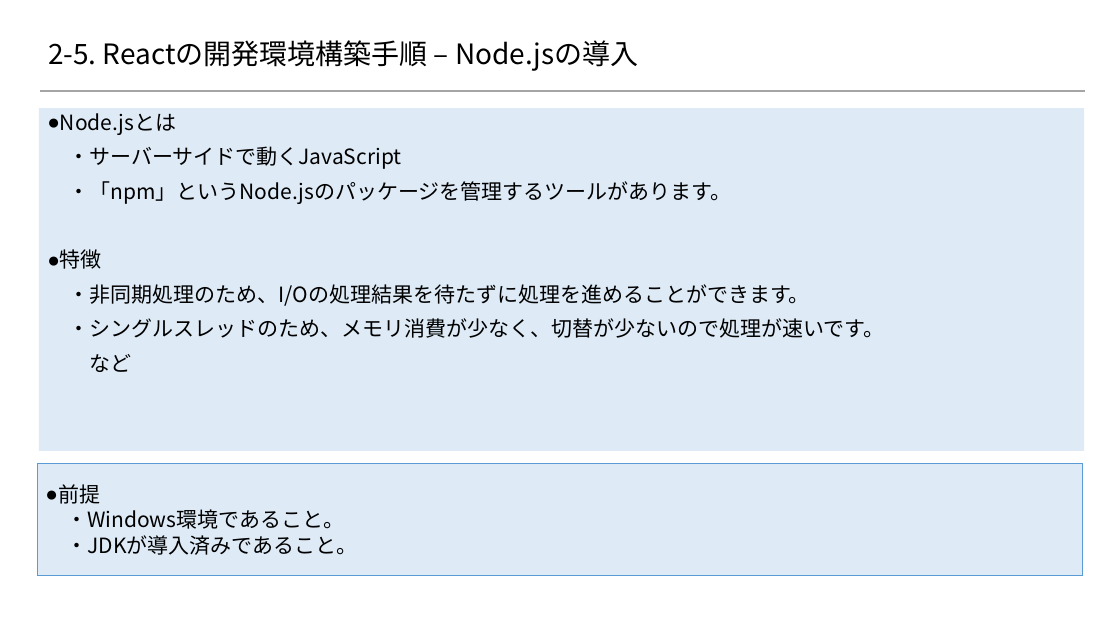
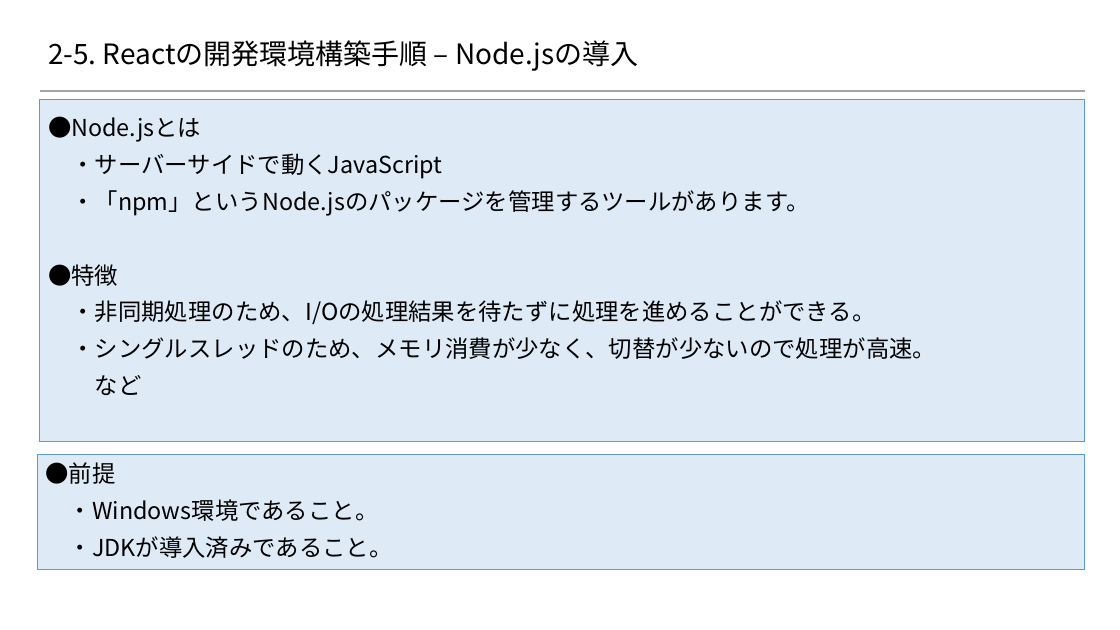
Before and after one commit to 2018SYSTEMI34/diary, a slide deck: slide 30 of doc/02_SlideShare/01.ネタ/２_Reactの基礎/Reactを用いたスマホアプリケーション開発入門 Reactの基礎編.pptx. Drawn at 1120x630 pixels with LibreOffice and Linux fonts; fonts in the diff are those of the drawing; background and template pictures are left out. Boxes give left, top, right and bottom in pixels: in the first picture for what was removed or moved away, otherwise in the second. Text is boxed around its words. In the diff, an @@ line names an element or a change of style, - is before the commit and + after.

```diff
--- a/doc/02_SlideShare/01.ネタ/２_Reactの基礎/Reactを用いたスマホアプリケーション開発入門 Reactの基礎編.pptx
+++ b/doc/02_SlideShare/01.ネタ/２_Reactの基礎/Reactを用いたスマホアプリケーション開発入門 Reactの基礎編.pptx
@@ text "●Node.jsとは": place and size @@
-text "●Node.jsとは" at [39,108,1084,451]
+text "●Node.jsとは" at [39,99,1085,442]
@@ text "●Node.jsとは" at [39,99,1085,442]: vertical alignment top to middle @@
@@ text at [48,116,201,142]: text changed; size 18 to 20 pt @@
-● Node.jsとは
+●Node.jsとは
@@ text at [71,153,809,395]: size 18 to 20 pt in "・サーバーサイドで動くJavaScript", "・「npm」というNode.jsのパッケージを管理するツールがあります。", "など" @@
@@ text at [48,264,936,359]: text changed; size 18 to 20 pt @@
-● 特徴
-・非同期処理のため、I/Oの処理結果を待たずに処理を進めることができます。
-・シングルスレッドのため、メモリ消費が少なく、切替が少ないので処理が速いです。
+●特徴
+・非同期処理のため、I/Oの処理結果を待たずに処理を進めることができる。
+・シングルスレッドのため、メモリ消費が少なく、切替が少ないので処理が高速。
@@ rectangle "●前提": place and size @@
-rectangle "●前提" at [37,464,1082,576]
+rectangle "●前提" at [37,455,1086,570]
@@ text in rectangle at [45,462,115,484]: text changed; size 18 to 20 pt @@
-● 前提
+●前提
@@ text in rectangle at [69,499,393,558]: size 18 to 20 pt; line spacing 1 to 0.9; more space between paragraphs @@
```
Also in this commit, not shown: 44 other slides changed.
